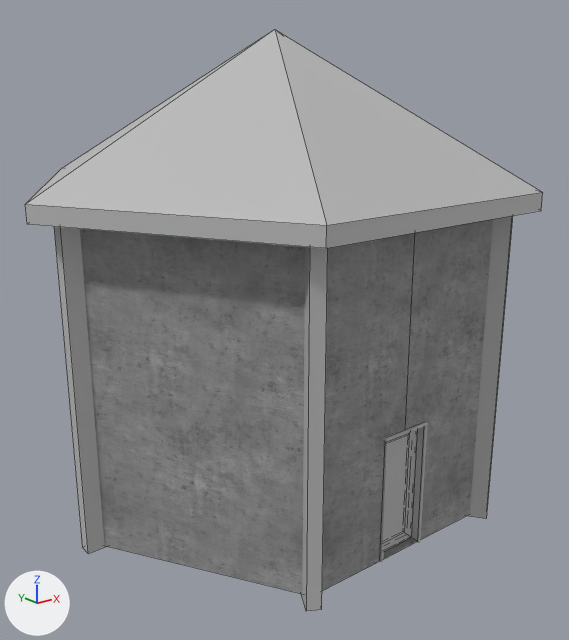
The FBX model Assets/Models/Hexagon_House.fbx, before and after one commit.
Camera for both pictures: a 50 mm camera at (-0.1124, -0.1439, 0.099) aimed at (-0.0004, -0.0039, 0.0429). Arrows for +X, +Y and +Z are at lower left; the lights stay in place. Mesh edges are drawn as thin lines on the coarser meshes. Where no turn or scale is listed for an object, it has been applied to the vertices.

In view in the first picture: 'Beem1', 'Beem2', 'Beem6', 'Door', 'Door_Frame', 'Roof', 'Walls'.
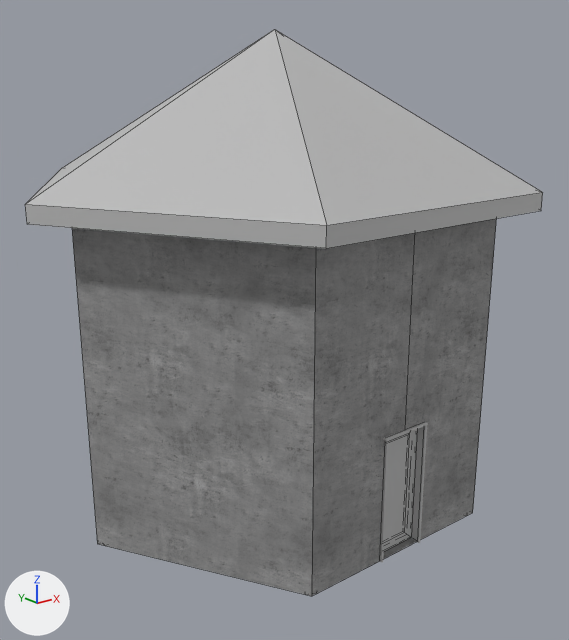
What differs and where, as boxes [x1, y1, x2, y2] in the pictures (569 x 640 px):
'Beem2', reshaped, moved (not visible afterwards)
    before: [54, 226, 107, 554]
'Beem1', reshaped, moved (not visible afterwards)
    before: [301, 247, 328, 611]
'Beem6', deleted
    before: [467, 216, 512, 519]

The change, as a list of edits to the scene's bpy script:
```text
Change me_mesh_007:
    used by ob_beem2; location = (-0.0479, 0.0, 0.0)
    remove me_mesh_007.from_pydata(...)  # 8 vertices, 6 faces; spans x -0.005..0.005, y -0.0016..0.0016, z -0.0004..0.0768
    add me_mesh_007.from_pydata(...)  # 24 vertices, 24 faces; spans x -0.046..0.046, y -0.0398..0.0398, z -0.0013..0.0013
    me_mesh_007 part 1: the whole mesh is rebuilt
Change me_mesh_006:
    used by ob_beem1; location = (-0.0242, -0.0416, 0.0)
    remove me_mesh_006.from_pydata(...)  # 8 vertices, 6 faces; spans x -0.0039..0.0039, y -0.0051..0.0051, z -0.0009..0.0775
    add me_mesh_006.from_pydata(...)  # 62 vertices, 66 faces; spans x -0.0488..0.0488, y -0.0428..0.0428, z -0.1033..0.0024
    me_mesh_006 part 2: 8 vertices removed from x -0.0039..0.0039, y -0.0051..0.0051, z -0.0009..0.0775; 62 vertices added at x -0.0488..0.0488, y -0.0428..0.0428, z -0.1033..0.0024
Remove ob_beem6:
    ob_beem6 = bpy.data.objects.new('Beem6', me_mesh_011)
    ob_beem6.location = (0.0245, -0.0414, 0.0)
Change ob_beem2:
    ob_beem2.location: (-0.0479, 0.0, 0.0) -> (0.0, 0.0, 0.0758)
Change ob_beem1:
    ob_beem1.location: (-0.0242, -0.0416, 0.0) -> (0.0, 0.0, 0.1028)
```
